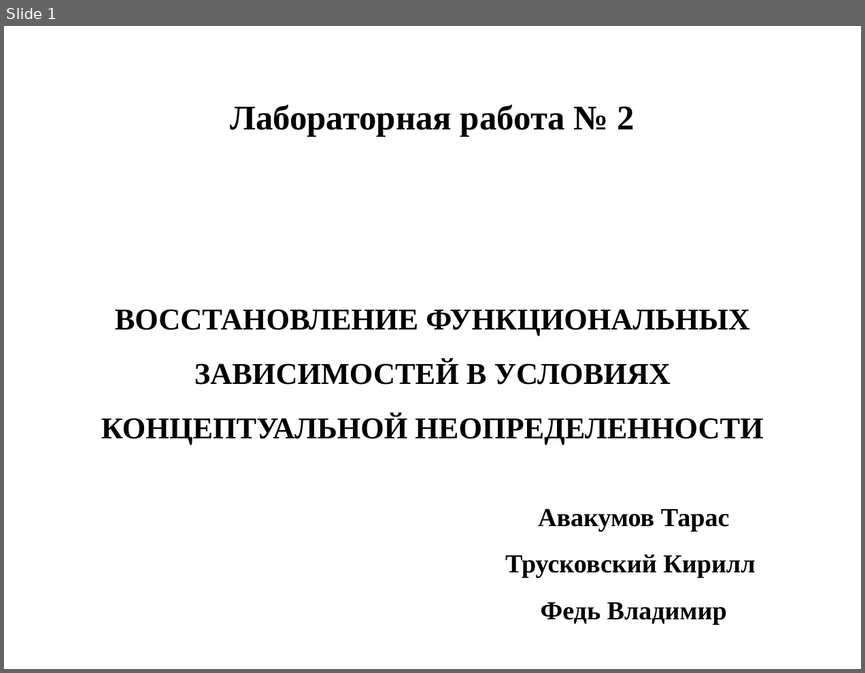
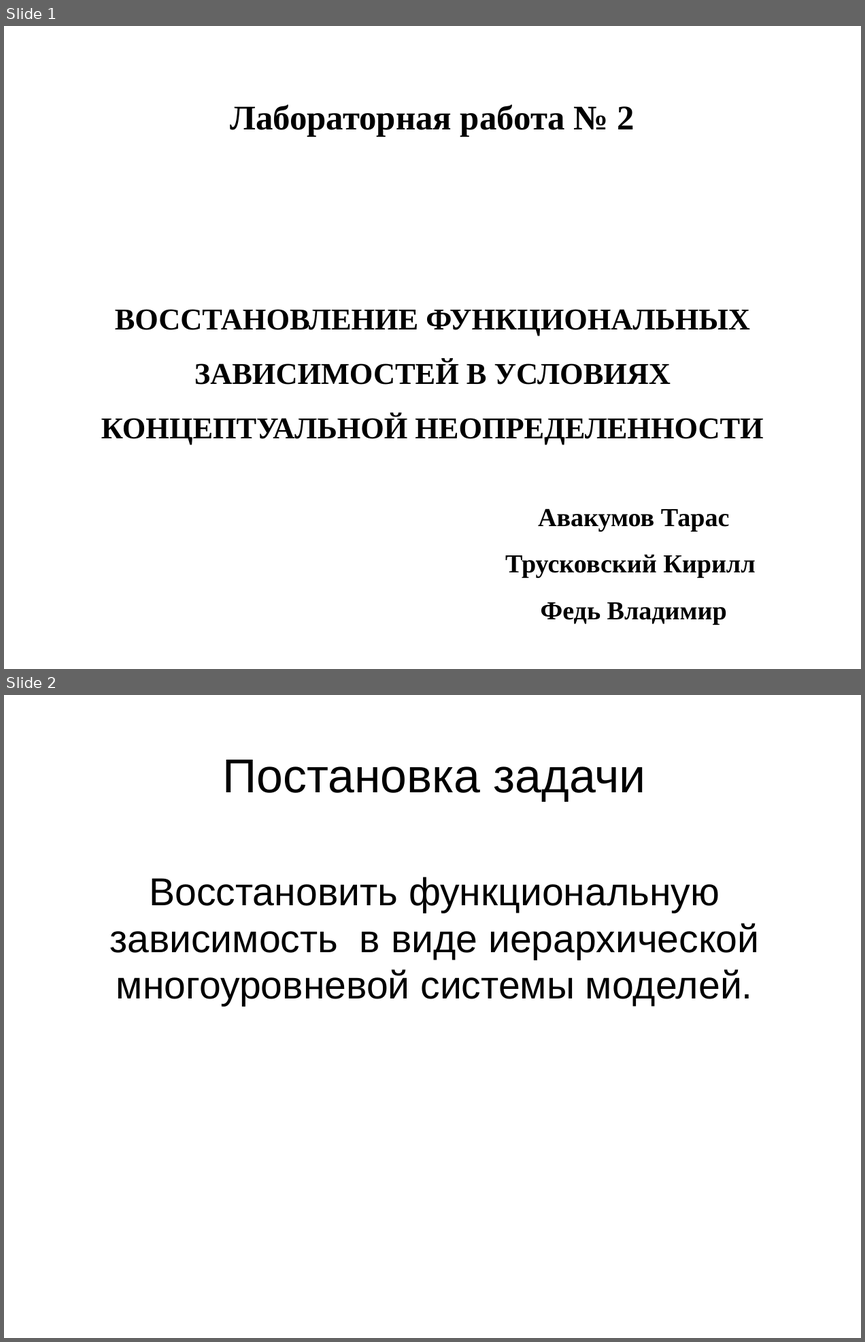
Before and after one commit to raptor3/OSA_lab_2, a slide deck: files/AvaTruFed.odp. Shown one above the other, each under a label of ours: slide 1 before the commit, slides 1 and 2 after it. The pictures are 865x673 and 865x1342 pixels, drawn with LibreOffice and Linux fonts; fonts in the diff are those of the drawing. Boxes give left, top, right and bottom in pixels: in the first picture for what was removed or moved away, otherwise in the second. Text is boxed around its words. In the diff, an @@ line names an element or a change of style, - is before the commit and + after.

```diff
--- a/files/AvaTruFed.odp
+++ b/files/AvaTruFed.odp
@@ slide 2 added at [4,695,861,1338], background #FFFFFF @@
@@ title added at [222,760,646,801], 44 pt, text #000000 @@
+Постановка задачи
@@ title added at [109,877,759,1006], 36 pt, text #000000 @@
+Восстановить функциональную зависимость в виде иерархической многоуровневой системы моделей.
```
Also in this commit, not shown: 27 other slides added, 1 slide removed, 36 other files.
